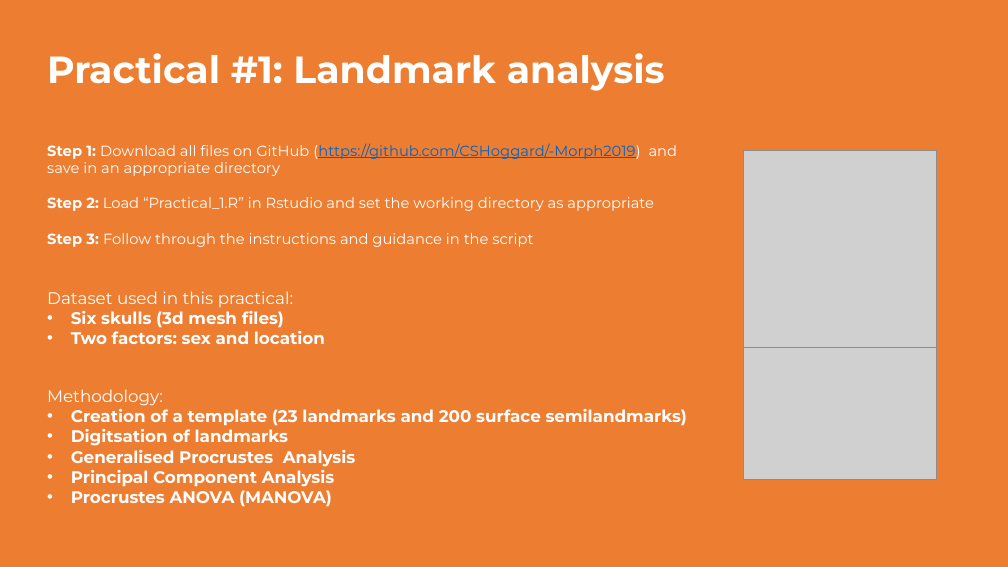
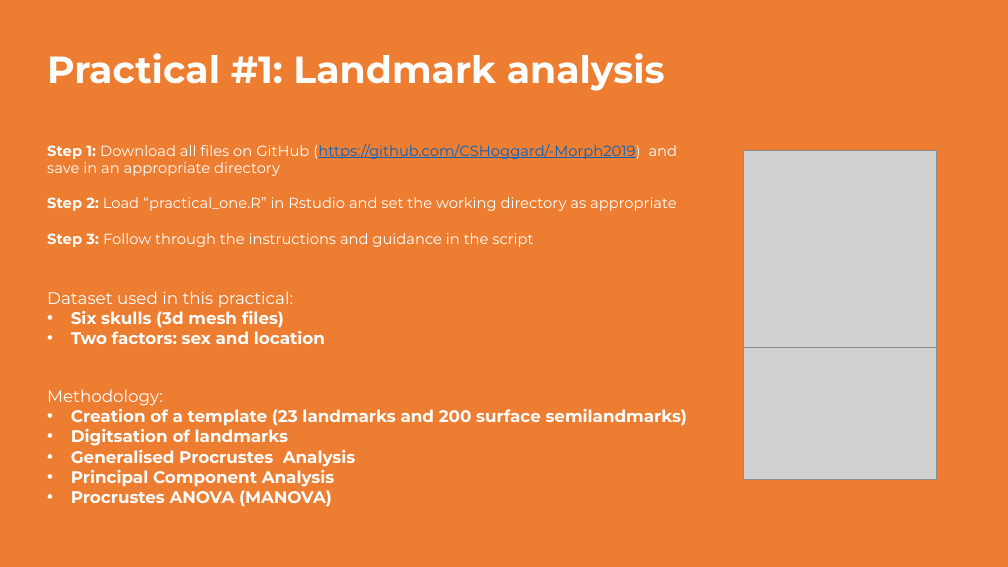
Before and after one commit to CSHoggard/-Morph2019, a slide deck: slide 40 of presentation.pptx. Drawn at 1008x567 pixels with LibreOffice and Linux fonts; fonts in the diff are those of the drawing; grey boxes stand for pictures. Boxes give left, top, right and bottom in pixels: in the first picture for what was removed or moved away, otherwise in the second. Text is boxed around its words. In the diff, an @@ line names an element or a change of style, - is before the commit and + after.

Commit message:
presentation

```diff
--- a/presentation.pptx
+++ b/presentation.pptx
@@ text at <box>47,197,677,211</box>: text changed @@
-Step 2: Load “Practical_1.R” in Rstudio and set the working directory as appropriate
+Step 2: Load “practical_one.R” in Rstudio and set the working directory as appropriate
```
Also in this commit, not shown: 1 other slide changed, 1 other file.
